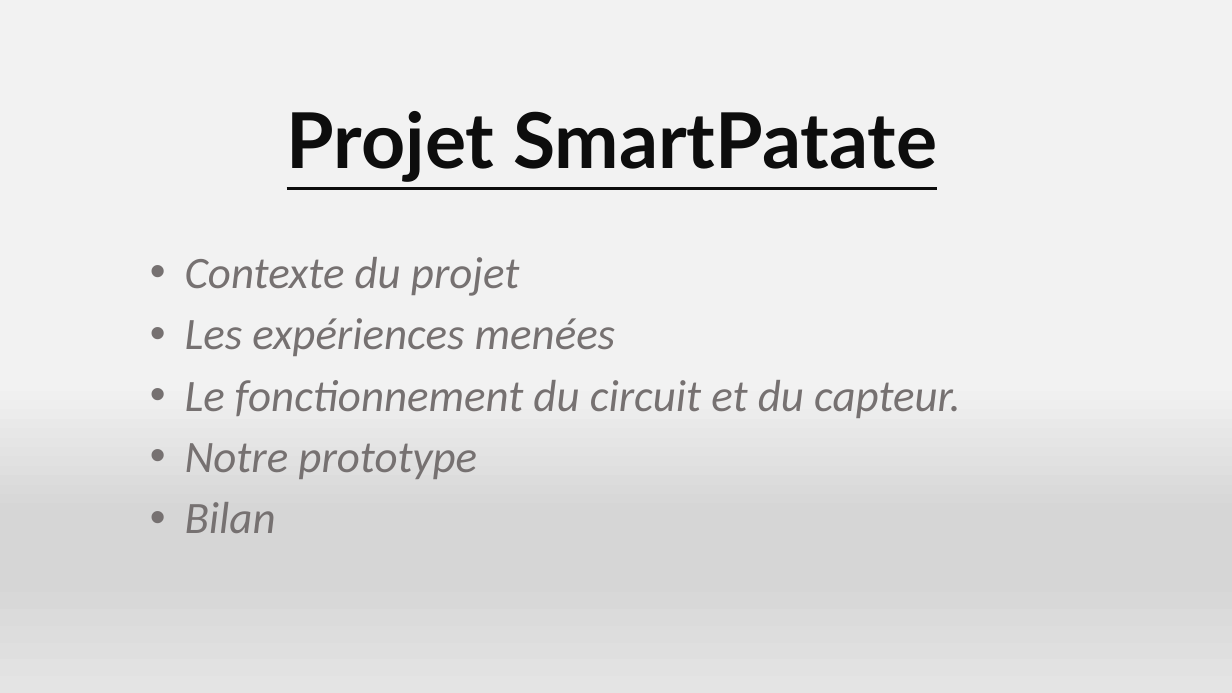
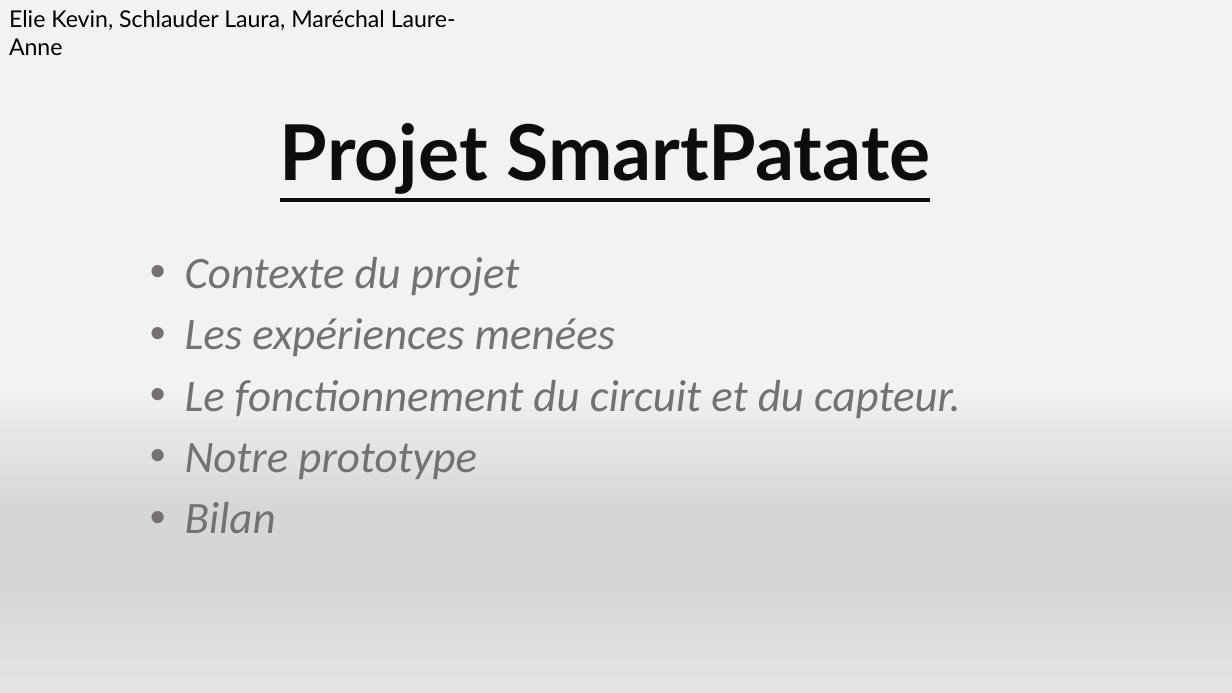
Before and after one commit to LaureAnneMary/Projet-Smartpatate, a slide deck: slide 1 of présentation.pptx. Drawn at 1232x693 pixels with LibreOffice and Linux fonts; fonts in the diff are those of the drawing. Boxes give left, top, right and bottom in pixels: in the first picture for what was removed or moved away, otherwise in the second. Text is boxed around its words. In the diff, an @@ line names an element or a change of style, - is before the commit and + after.

```diff
--- a/présentation.pptx
+++ b/présentation.pptx
@@ text added at (x1=9, y1=10, x2=456, y2=55), 18 pt, text #000000 @@
+Elie Kevin, Schlauder Laura, Maréchal Laure-Anne
@@ title "Projet SmartPatate" moved from (x1=287, y1=111, x2=937, y2=182) to (x1=280, y1=123, x2=931, y2=194) @@
```
Also in this commit, not shown: 4 other slides changed, 1 slide added, 1 slide removed.
